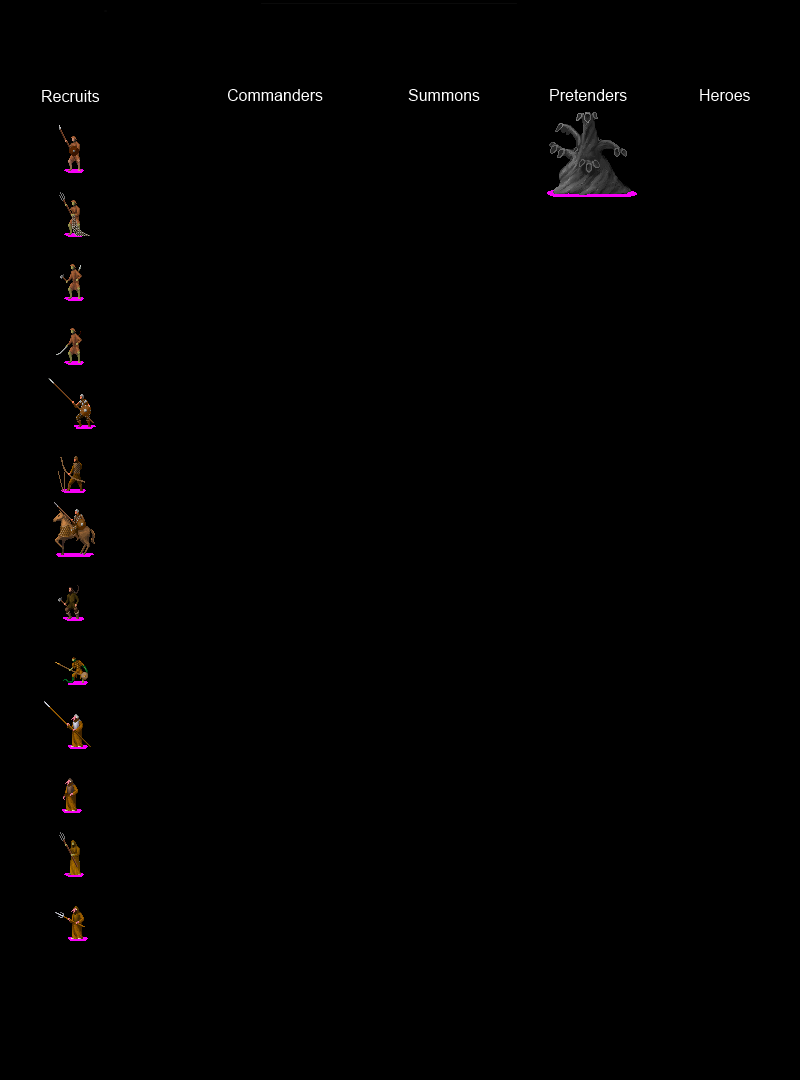
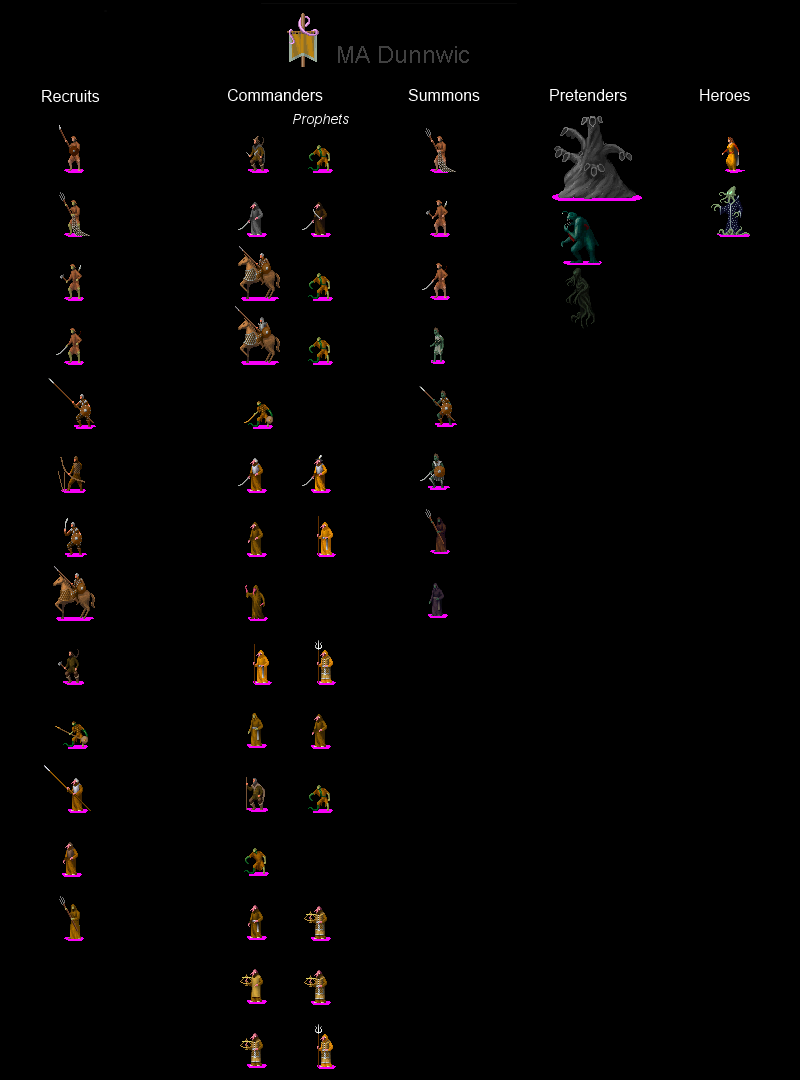
Layered file, before and after one edit (800 x 1080). Changes by layer:
showed "banner.png", moved it above "faithless_1.png" over [287, 13, 469, 67]
added layer "faithless_1.png" above "heartless_1.png" over [711, 186, 750, 237]
added layer "heartless_1.png" above "ghost_1.png" over [722, 137, 745, 173]
renamed "2886_1.png" to "ghost_1.png", painted on it over [547, 112, 642, 329]
showed "enthralled1_2.png" over [419, 128, 457, 618]
showed "druid_1.png" over [302, 145, 336, 1069]
showed "scout_1.png" over [235, 136, 280, 1068]
painted on "freeman_1.png" over [44, 502, 95, 941]
showed "Prophets" over [293, 114, 349, 127]
